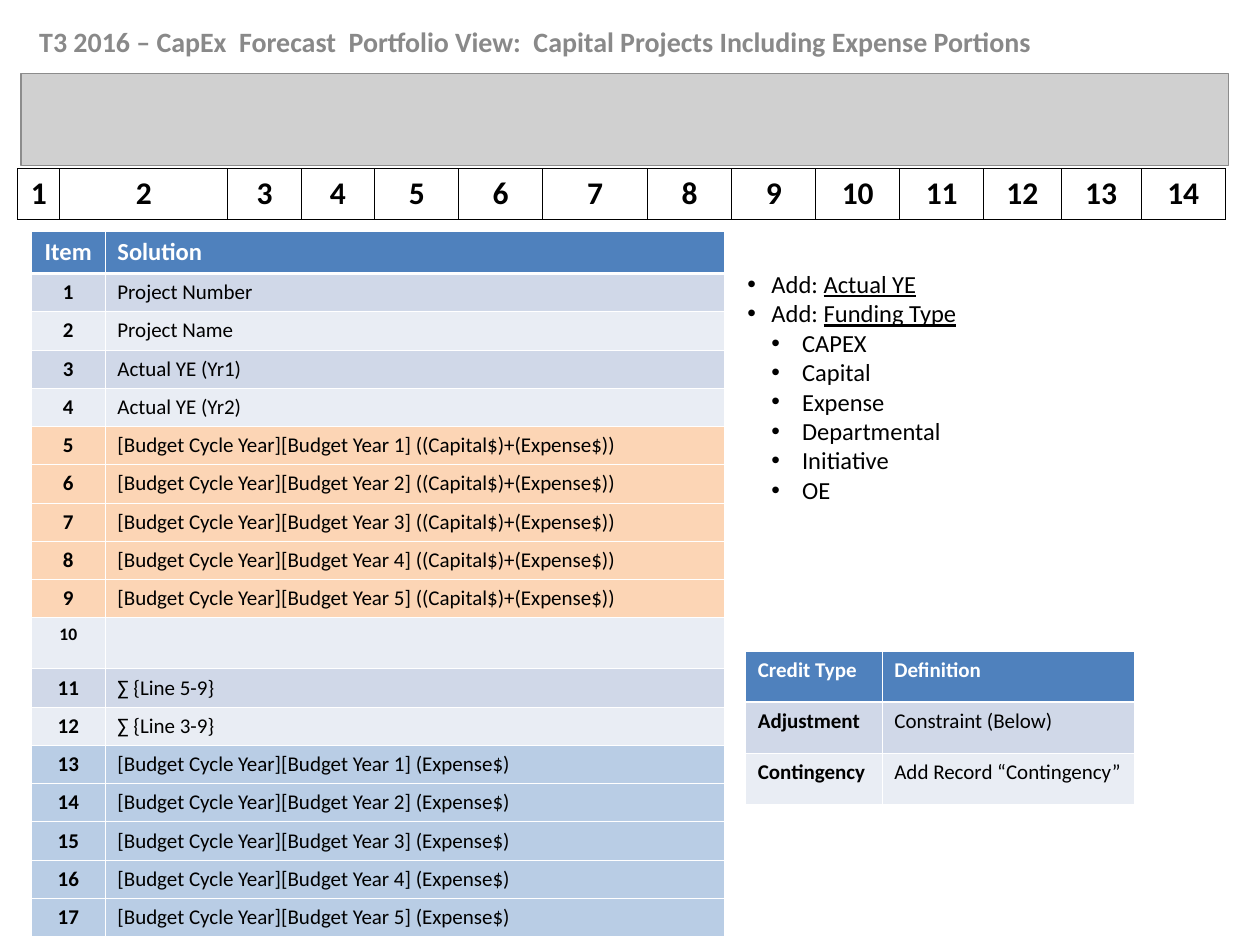
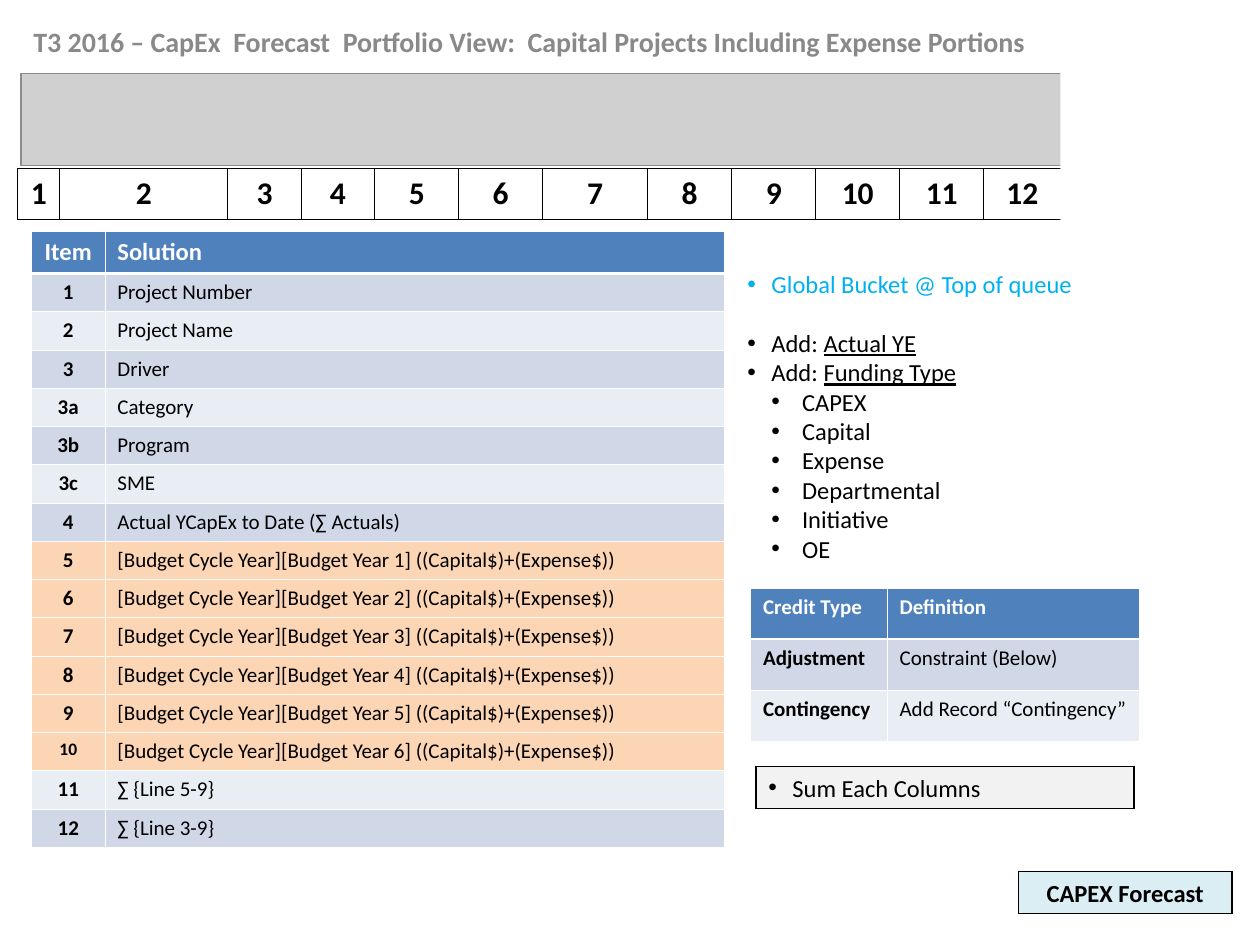
Before and after one commit to jlucas5190/ppms, a slide deck: slide 4 of resources/Forecast Reports.ppt (slide 6 before the commit). Drawn at 1260x945 pixels with LibreOffice and Linux fonts; fonts in the diff are those of the drawing; grey boxes stand for pictures. Boxes give left, top, right and bottom in pixels: in the first picture for what was removed or moved away, otherwise in the second. Text is boxed around its words. In the diff, an @@ line names an element or a change of style, - is before the commit and + after.

```diff
--- a/resources/Forecast Reports.ppt
+++ b/resources/Forecast Reports.ppt
@@ subtitle "T3 2016 – CapEx Forecast ..." at [33, 32, 1025, 57]: alignment centre to left @@
@@ rectangle added at [1061, 63, 1250, 262], fill #FFFFFF @@
@@ table: place and size @@
-table at [18, 169, 1226, 813]
+table at [18, 169, 1226, 219]
@@ table at [32, 231, 724, 842] @@
-row 4: 3 | Actual YE (Yr1)
-row 5: 4 | Actual YE (Yr2)
+row 4: 3 | Driver
+row 5: 3a | Category
+row 6: 3b | Program
+row 7: 3c | SME
+row 8: 4 | Actual YCapEx to Date (∑ Actuals)
-row 14, column 2: 
+row 14, column 2: [Budget Cycle Year][Budget Year 6] ((Capital$)+(Expense$))
-row 14: 13 | [Budget Cycle Year][Budget Year 1] (Expense$)
-row 15: 14 | [Budget Cycle Year][Budget Year 2] (Expense$)
-row 16: 15 | [Budget Cycle Year][Budget Year 3] (Expense$)
-row 17: 16 | [Budget Cycle Year][Budget Year 4] (Expense$)
-row 18: 17 | [Budget Cycle Year][Budget Year 5] (Expense$)
@@ text at [771, 276, 1072, 297]: paragraph added @@
+• Global Bucket @ Top of queue
@@ table: place and size @@
-table at [746, 651, 1134, 805]
+table at [751, 588, 1139, 742]
@@ rectangle added at [756, 766, 1134, 809], fill #F2F2F2, outline #000000 0.74 pt, 14 pt, text #000000 @@
+• Sum Each Columns
@@ rectangle added at [1018, 872, 1231, 915], fill #DBEEF4, outline #000000 0.74 pt, 14 pt, text #000000, bold @@
+CAPEX Forecast
```
Also in this commit, not shown: 3 other slides changed, 7 slides added, 2 other files.
